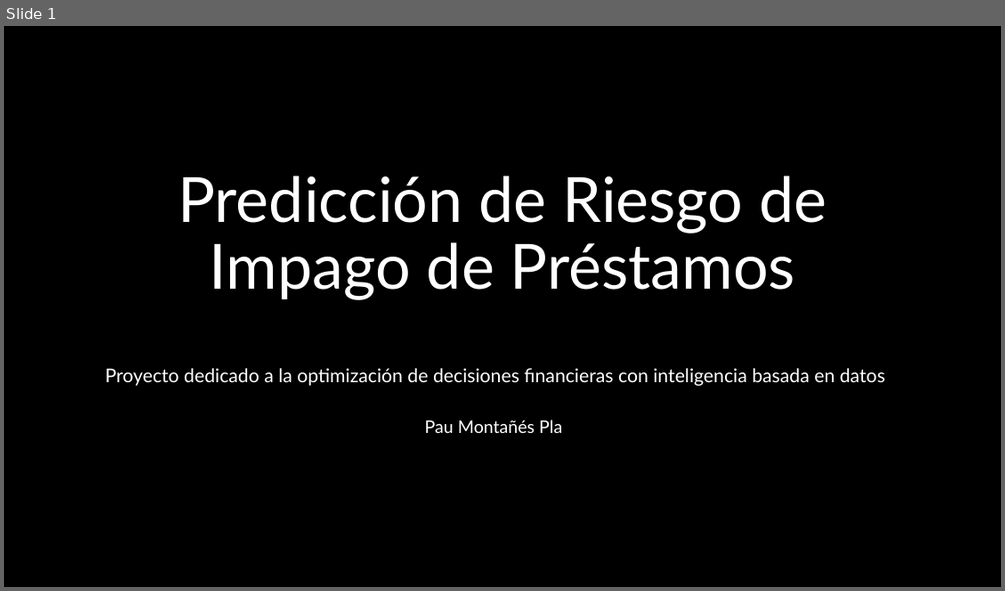
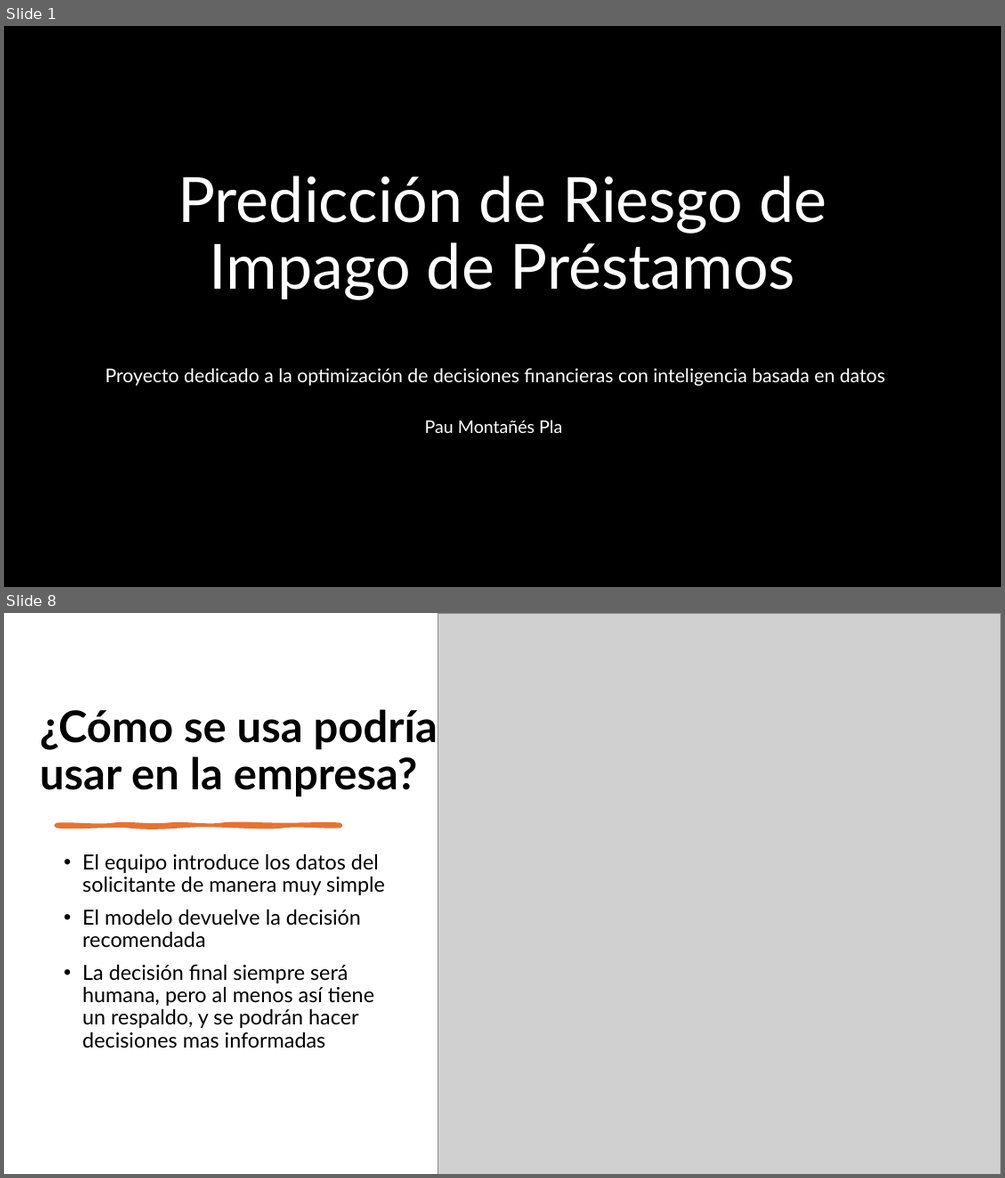
Before and after one commit to paumonty/ML_project, a slide deck: ML Proyect.pptx. Shown one above the other, each under a label of ours: slide 1 before the commit, slides 1 and 8 after it; the slides between them are not shown. The pictures are 1005x591 and 1005x1178 pixels, drawn with LibreOffice and Linux fonts; fonts in the diff are those of the drawing; grey boxes stand for pictures; background and template pictures are left out. Boxes give left, top, right and bottom in pixels: in the first picture for what was removed or moved away, otherwise in the second. Text is boxed around its words. In the diff, an @@ line names an element or a change of style, - is before the commit and + after.

```diff
--- a/ML Proyect.pptx
+++ b/ML Proyect.pptx
@@ slide 8 added at [4,613,1001,1174], background #FFFFFF @@
@@ picture added at [438,613,1001,1174] @@
@@ title added at [40,709,437,797], 42 pt, text #000000, bold @@
+¿Cómo se usa podría usar en la empresa?
@@ freeform shape added at [57,825,340,826], fill #E97132, outline #E97132 3.5 pt @@
@@ text added at [82,853,385,1048], 20 pt, text #000000 @@
+• El equipo introduce los datos del solicitante de manera muy simple
+• El modelo devuelve la decisión recomendada
+• La decisión final siempre será humana, pero al menos así tiene un respaldo, y se podrán hacer decisiones mas informadas
```
Also in this commit, not shown: 10 other slides added, 9 slides removed.
